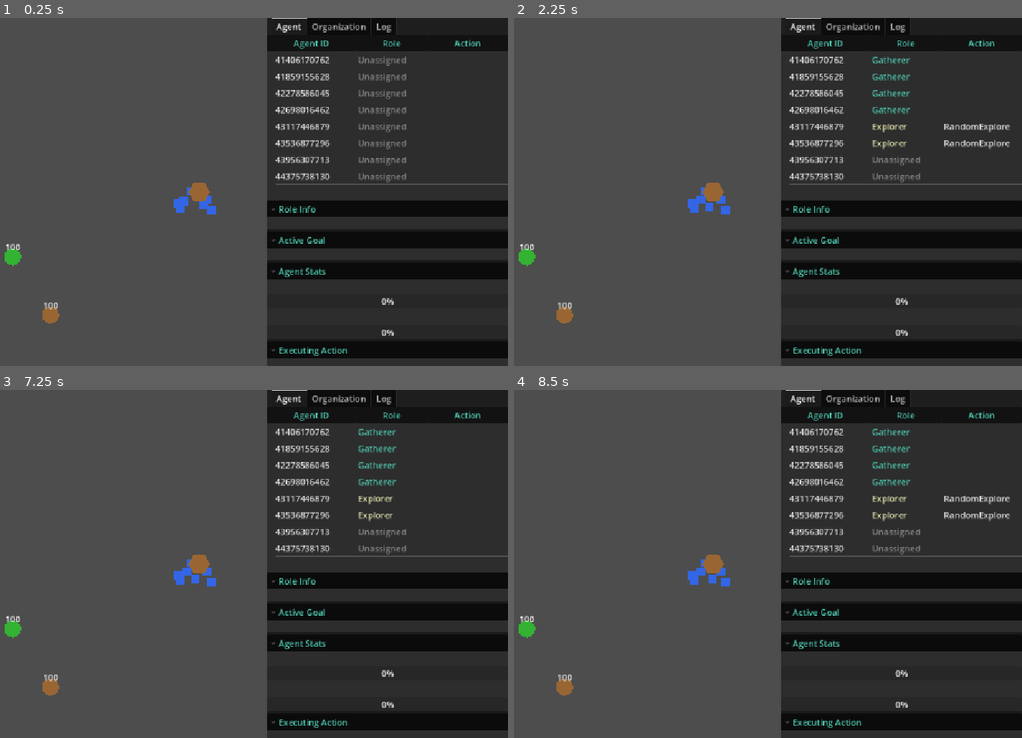
Above: before the commit, frames 1-4 (two rows, left to right).
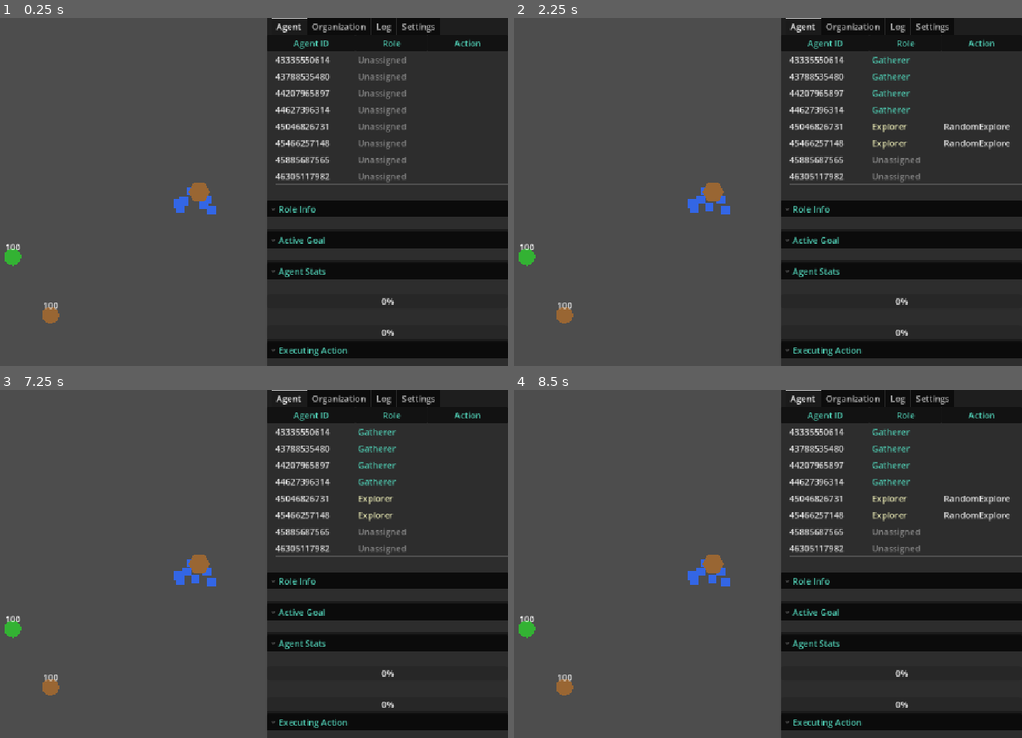
Above: after the commit, the same moments.

Repository: DoctorTangerina/colony-sim
Game: Godot game, scene res://Main.tscn
Two runs of this game, one before a commit and one after it. Both use one fixed random seed, a clock stepped at 60 frames per second and the inputs below.
Inputs:
- Up to frame 1 (0.25 s): no input
- Up to frame 2 (2.25 s): tap Enter at 0.5, 2 s; tap Space at 1.25 s
- Up to frame 3 (7.25 s): tap Space at 2.75, 4.25 s; tap Enter at 3.5 s
- Up to frame 4 (8.5 s): no input

The runs differ from the first frame. In frame 1, 0.8% of the frame differs, in the area x 55-86%, y 1-47%; in frame 2, 0.8%; in frame 3, 0.8%; in frame 4, 0.8%.

Commit message:
feat: Settings tab for role market knobs (Ticket 05)
Adds a DebuggerSettingsPanel showing dynamic_roles_enabled, role_cooldown,
and min_unassigned_threshold read-only, sourced from the same OM snapshot
already shared by the Organization and Log tabs. Values refresh at the
panel's existing update rate and pick up runtime changes without a restart.

Co-Authored-By: Claude Sonnet 5 <noreply@anthropic.com>

Diff:
--- /dev/null
+++ b/tests/test_debugger_ui_09_settings_tab.gd
@@ -0,0 +1,164 @@
+extends Node
+
+var tests_passed: int = 0
+var tests_failed: int = 0
+
+
+func _ready() -> void:
+	print("=== Debugger UI Ticket 09 Test Harness (Settings Tab: Role Market Knobs) ===")
+	print("")
+
+	_test_panel_never_blank_before_first_refresh()
+	_test_show_settings_info_displays_values()
+	_test_show_settings_info_reflects_runtime_change()
+	_test_settings_panel_has_no_editable_controls()
+
+	await _test_settings_tab_present_in_debugger_ui()
+	await _test_main_scene_boots_with_settings_tab_showing_live_om_state()
+
+	print("")
+	print("=== Results: %d passed, %d failed ===" % [tests_passed, tests_failed])
+	get_tree().quit(0 if tests_failed == 0 else 1)
+
+
+func _assert(condition: bool, test_name: String) -> void:
+	if condition:
+		tests_passed += 1
+		print("  PASS: %s" % test_name)
+	else:
+		tests_failed += 1
+		print("  FAIL: %s" % test_name)
+
+
+func _make_debugger() -> Control:
+	var scene: PackedScene = preload("res://ui/debugger/debugger_ui.tscn")
+	var debugger = scene.instantiate()
+	add_child(debugger)
+	return debugger
+
+
+func _test_panel_never_blank_before_first_refresh() -> void:
+	print("[Test] The Settings tab shows default-value rows immediately after setup(), before any refresh tick")
+	var panel := DebuggerSettingsPanel.new()
+	add_child(panel)
+	panel.setup()
+
+	_assert(panel._dynamic_roles_label.text == "Dynamic Roles Enabled: false", "Dynamic Roles row has a default value before first refresh")
+	_assert(panel._role_cooldown_label.text == "Role Cooldown: 0.0s", "Role Cooldown row has a default value before first refresh")
+	_assert(panel._min_unassigned_label.text == "Min Unassigned Threshold: 0", "Min Unassigned Threshold row has a default value before first refresh")
+
+	panel.queue_free()
+
+
+func _test_show_settings_info_displays_values() -> void:
+	print("[Test] show_settings_info() displays dynamic_roles_enabled, role_cooldown, and min_unassigned_threshold read-only")
+	var panel := DebuggerSettingsPanel.new()
+	add_child(panel)
+	panel.setup()
+
+	panel.show_settings_info({
+		"dynamic_roles_enabled": true,
+		"role_cooldown": 10.0,
+		"min_unassigned_threshold": 5,
+	})
+
+	_assert(panel._dynamic_roles_label.text == "Dynamic Roles Enabled: true", "Dynamic Roles label matches input (got: %s)" % panel._dynamic_roles_label.text)
+	_assert(panel._role_cooldown_label.text == "Role Cooldown: 10.0s", "Role Cooldown label matches input (got: %s)" % panel._role_cooldown_label.text)
+	_assert(panel._min_unassigned_label.text == "Min Unassigned Threshold: 5", "Min Unassigned Threshold label matches input (got: %s)" % panel._min_unassigned_label.text)
+
+	panel.queue_free()
+
+
+func _test_show_settings_info_reflects_runtime_change() -> void:
+	print("[Test] show_settings_info() reflects a runtime settings change on the next call, without recreating the panel")
+	var panel := DebuggerSettingsPanel.new()
+	add_child(panel)
+	panel.setup()
+
+	panel.show_settings_info({"dynamic_roles_enabled": true, "role_cooldown": 10.0, "min_unassigned_threshold": 5})
+	panel.show_settings_info({"dynamic_roles_enabled": false, "role_cooldown": 15.5, "min_unassigned_threshold": 3})
+
+	_assert(panel._dynamic_roles_label.text == "Dynamic Roles Enabled: false", "Dynamic Roles label picks up the runtime change (got: %s)" % panel._dynamic_roles_label.text)
+	_assert(panel._role_cooldown_label.text == "Role Cooldown: 15.5s", "Role Cooldown label picks up the runtime change (got: %s)" % panel._role_cooldown_label.text)
+	_assert(panel._min_unassigned_label.text == "Min Unassigned Threshold: 3", "Min Unassigned Threshold label picks up the runtime change (got: %s)" % panel._min_unassigned_label.text)
+
+	panel.queue_free()
+
+
+func _test_settings_panel_has_no_editable_controls() -> void:
+	print("[Test] The Settings panel renders plain Labels only - no controls to change the values from the panel")
+	var panel := DebuggerSettingsPanel.new()
+	add_child(panel)
+	panel.setup()
+
+	var all_labels := true
+	for child in panel.get_children():
+		if not (child is Label):
+			all_labels = false
+
+	_assert(all_labels, "Every row in the Settings panel is a read-only Label")
+
+	panel.queue_free()
+
+
+## Verifies the Settings tab exists in the running DebuggerUI shell (ticket
+## 1's TabContainer) and houses a DebuggerSettingsPanel, matching how ticket
+## 07/08 verified the Organization/Log tabs' wiring.
+func _test_settings_tab_present_in_debugger_ui() -> void:
+	print("[Test] DebuggerUI's Settings tab houses a DebuggerSettingsPanel")
+	var debugger := _make_debugger()
+
+	var tabs: TabContainer = debugger.get_node("Tabs")
+	var settings_index := -1
+	for i in range(tabs.get_tab_count()):
+		if tabs.get_tab_title(i) == "Settings":
+			settings_index = i
+			break
+
+	_assert(settings_index != -1, "A tab titled 'Settings' exists")
+	if settings_index != -1:
+		var settings_tab: Control = tabs.get_tab_control(settings_index)
+		_assert(debugger._settings_panel.get_parent() == settings_tab, "Settings panel lives inside the Settings tab")
+
+	debugger.queue_free()
+	await get_tree().process_frame
+
+
+## Boots Main.tscn to confirm the Settings tab's data flows from the real OM
+## snapshot at runtime, not just a mocked dict, and reflects a runtime change
+## via set_dynamic_roles() without restarting - mirroring test_debugger_ui_07/08's
+## final full-scene boot tests. The refresh tick is forced directly (rather
+## than waited for via engine frame timing) for determinism.
+func _test_main_scene_boots_with_settings_tab_showing_live_om_state() -> void:
+	print("[Test] Headless run of Main.tscn shows the live role market settings in the Settings tab, updating after a runtime change, with no script errors")
+	var om = get_node("/root/OrganizationManager")
+	var main_scene: PackedScene = preload("res://Main.tscn")
+	var main := main_scene.instantiate()
+	add_child(main)
+
+	for i in range(15):
+		await get_tree().physics_frame
+
+	var debugger: Control = main.get_node("DebuggerUI")
+	_assert(debugger != null, "Main.tscn resolves a DebuggerUI child node")
+	_assert(debugger._settings_panel != null, "DebuggerUI built its Settings panel")
+
+	debugger._update_timer = 0.0
+	debugger._process(1.0)
+
+	var info: Dictionary = om.get_debug_info()
+	_assert(debugger._settings_panel._dynamic_roles_label.text == "Dynamic Roles Enabled: %s" % info.get("dynamic_roles_enabled", false),
+		"Settings panel's Dynamic Roles label matches the live OM snapshot (got: %s)" % debugger._settings_panel._dynamic_roles_label.text)
+
+	# Flip the setting at runtime and force another refresh tick - the tab
+	# must reflect the change without restarting, per user story 7.
+	var toggled: bool = not info.get("dynamic_roles_enabled", false)
+	om.set_dynamic_roles(toggled)
+	debugger._update_timer = 0.0
+	debugger._process(1.0)
+
+	_assert(debugger._settings_panel._dynamic_roles_label.text == "Dynamic Roles Enabled: %s" % toggled,
+		"Settings panel reflects a runtime set_dynamic_roles() change (got: %s)" % debugger._settings_panel._dynamic_roles_label.text)
+
+	main.queue_free()
+	await get_tree().physics_frame
--- /dev/null
+++ b/tests/test_debugger_ui_09_settings_tab.tscn
@@ -0,0 +1,6 @@
+[gd_scene load_steps=2 format=3]
+
+[ext_resource type="Script" path="res://tests/test_debugger_ui_09_settings_tab.gd" id="1"]
+
+[node name="TestDebuggerUi09SettingsTab" type="Node"]
+script = ExtResource("1")
--- /dev/null
+++ b/ui/debugger/debugger_settings_panel.gd
@@ -0,0 +1,45 @@
+class_name DebuggerSettingsPanel
+extends VBoxContainer
+
+var _text_color: Color = Color("#e0e0e0")
+
+var _dynamic_roles_label: Label
+var _role_cooldown_label: Label
+var _min_unassigned_label: Label
+
+
+## Builds the read-only settings rows; call once at startup. `colors` is the
+## debugger config's colors block, reused so this panel matches the rest of
+## the panel's dark styling. No fold wrapper - the Settings tab itself is the
+## section boundary, per the org-overlay spec. Renders default-value rows
+## immediately so the tab is never blank before the panel's first refresh.
+func setup(colors: Dictionary = {}) -> void:
+	_text_color = Color(colors.get("text", "#e0e0e0"))
+
+	for child in get_children():
+		child.free()
+
+	_dynamic_roles_label = _label()
+	_role_cooldown_label = _label()
+	_min_unassigned_label = _label()
+	add_child(_dynamic_roles_label)
+	add_child(_role_cooldown_label)
+	add_child(_min_unassigned_label)
+
+	show_settings_info({})
+
+
+func _label(text: String = "") -> Label:
+	var lbl := Label.new()
+	lbl.text = text
+	lbl.add_theme_color_override("font_color", _text_color)
+	return lbl
+
+
+## Populates the role market's live runtime knobs from
+## OrganizationManager.get_debug_info()'s snapshot - read-only display, no
+## controls here ever change the underlying settings.
+func show_settings_info(info: Dictionary) -> void:
+	_dynamic_roles_label.text = "Dynamic Roles Enabled: %s" % info.get("dynamic_roles_enabled", false)
+	_role_cooldown_label.text = "Role Cooldown: %.1fs" % info.get("role_cooldown", 0.0)
+	_min_unassigned_label.text = "Min Unassigned Threshold: %d" % info.get("min_unassigned_threshold", 0)
--- a/ui/debugger/debugger_ui.gd
+++ b/ui/debugger/debugger_ui.gd
@@ -30,6 +30,8 @@
 var _org_panel: DebuggerOrgPanel
 
 var _log_panel: DebuggerLogPanel
+
+var _settings_panel: DebuggerSettingsPanel
 
 @onready var _om: Node = get_node("/root/OrganizationManager")
 
@@ -43,6 +45,7 @@
 	_build_inspector(config)
 	_build_organization_tab(config)
 	_build_log_tab(config)
+	_build_settings_tab(config)
 	_update_interval = 1.0 / maxf(config.get("update_hz", 5.0), 0.001)
 
 	_om.agent_registered.connect(_on_agent_registered)
@@ -207,6 +210,23 @@
 	_log_panel.setup(config.get("colors", {}))
 
 
+## The Settings tab has no fold wrapper (same rationale as Log) and no config
+## gating - unlike Organization's sections, there's nothing to opt in or out
+## of for a fixed set of three read-only knobs.
+func _build_settings_tab(config: Dictionary) -> void:
+	var settings_tab := Control.new()
+	settings_tab.name = "Settings"
+	settings_tab.set_anchors_preset(Control.PRESET_FULL_RECT)
+	_tabs.add_child(settings_tab)
+	_tabs.set_tab_title(_tabs.get_tab_count() - 1, "Settings")
+
+	_settings_panel = DebuggerSettingsPanel.new()
+	_settings_panel.name = "SettingsPanel"
+	_settings_panel.set_anchors_preset(Control.PRESET_FULL_RECT)
+	settings_tab.add_child(_settings_panel)
+	_settings_panel.setup(config.get("colors", {}))
+
+
 func _process(delta: float) -> void:
 	_update_timer += delta
 	if _update_timer < _update_interval:
@@ -235,12 +255,13 @@
 	_inspector.show_agent_info(info, _role_colors.get(info.get("role", ""), _default_role_color))
 
 
-## Ticket 2's single OM snapshot backs both the Organization tab and the Log
-## tab, so a refresh tick never queries the OM twice for the same data.
+## Ticket 2's single OM snapshot backs the Organization, Log, and Settings
+## tabs, so a refresh tick never queries the OM twice for the same data.
 func _refresh_organization_state() -> void:
 	var info: Dictionary = _om.get_debug_info()
 	_org_panel.show_org_info(info)
 	_log_panel.show_log_info(info.get("role_change_log", []))
+	_settings_panel.show_settings_info(info)
 
 
 func _on_tree_item_selected() -> void:
Not shown, added: tests/test_debugger_ui_09_settings_tab.gd.uid
Not shown, added: ui/debugger/debugger_settings_panel.gd.uid
